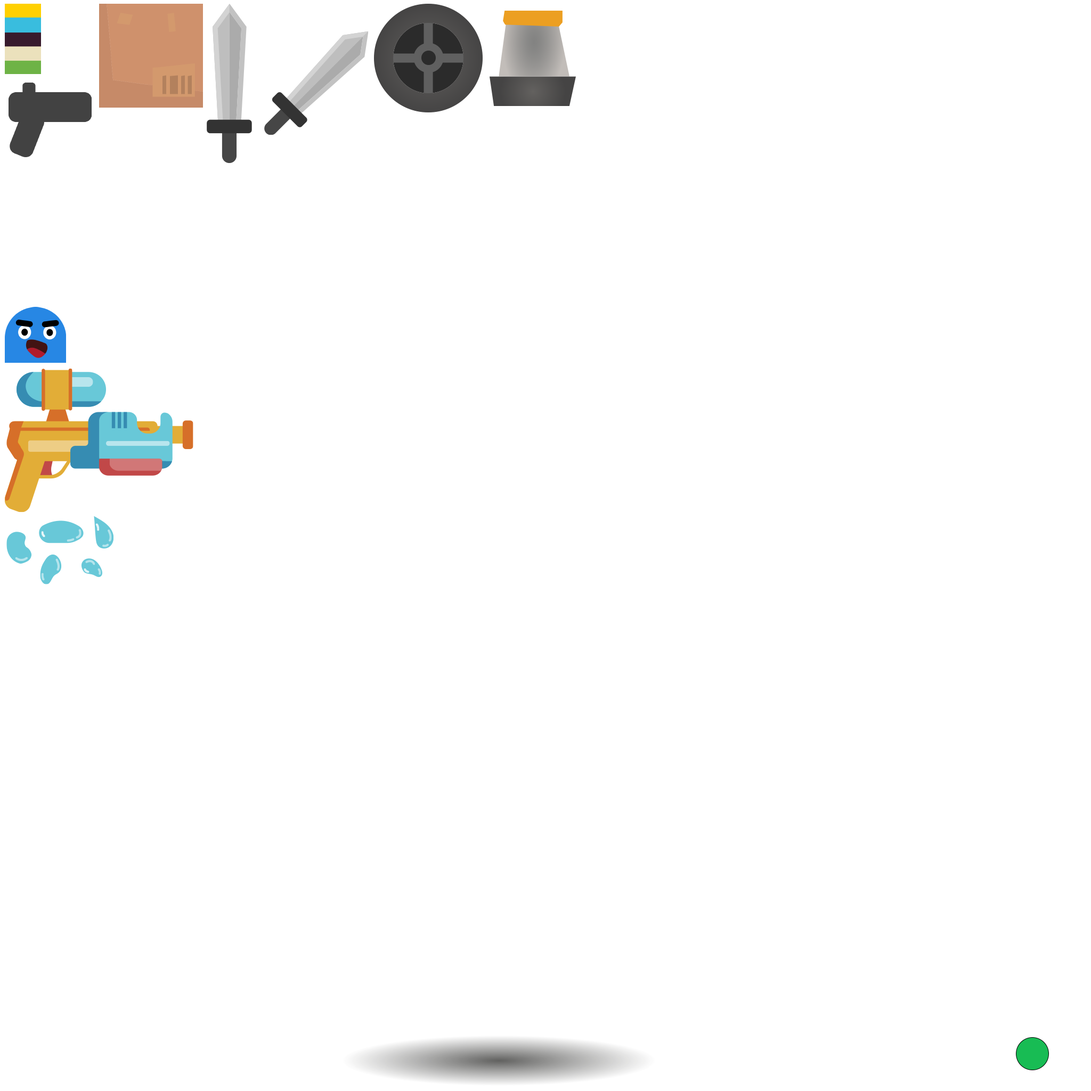
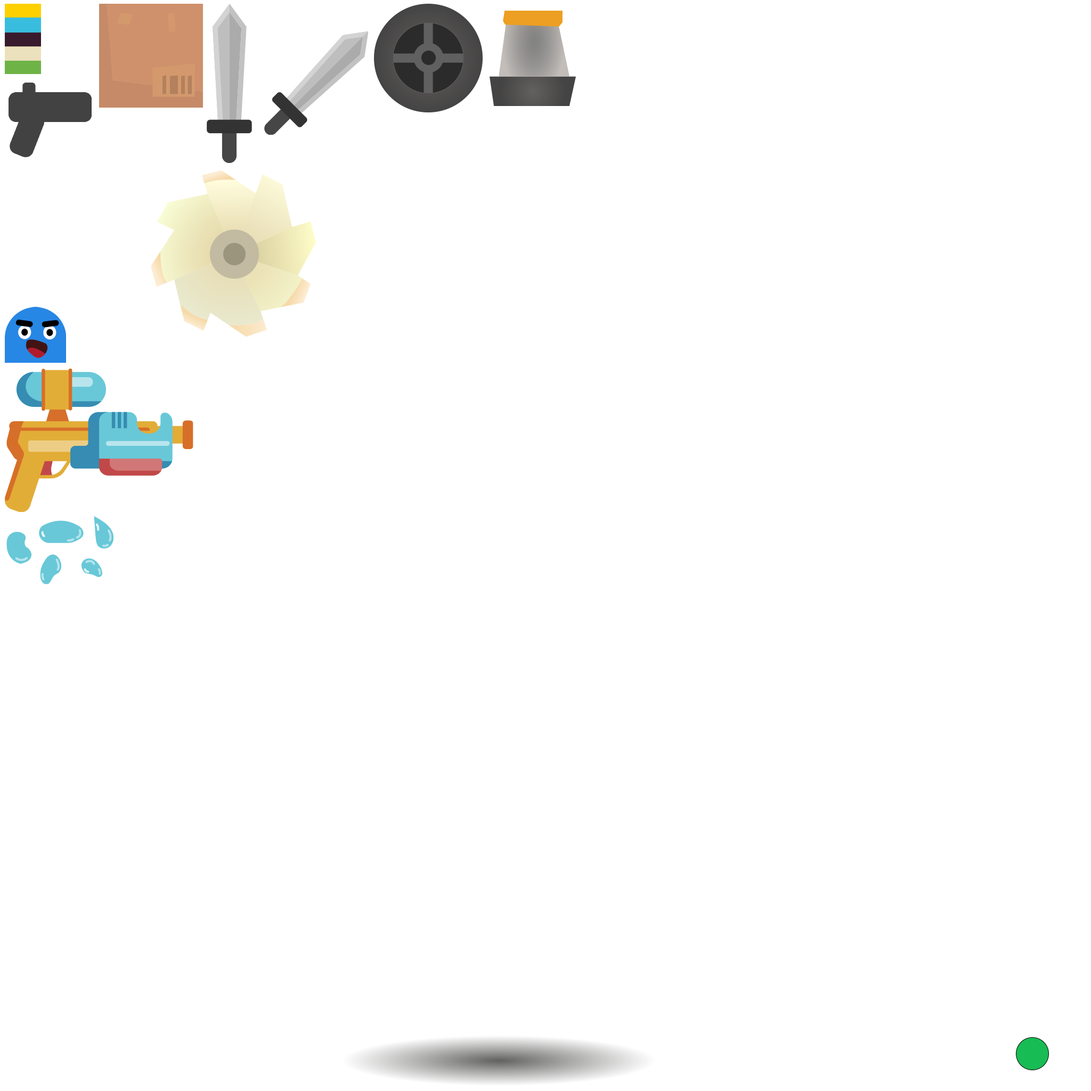
Layered file, before and after one edit (w=1091, h=1091). Changes by layer:
added layer "Layer 20" above "Layer 19" over 151, 170, 317, 337
